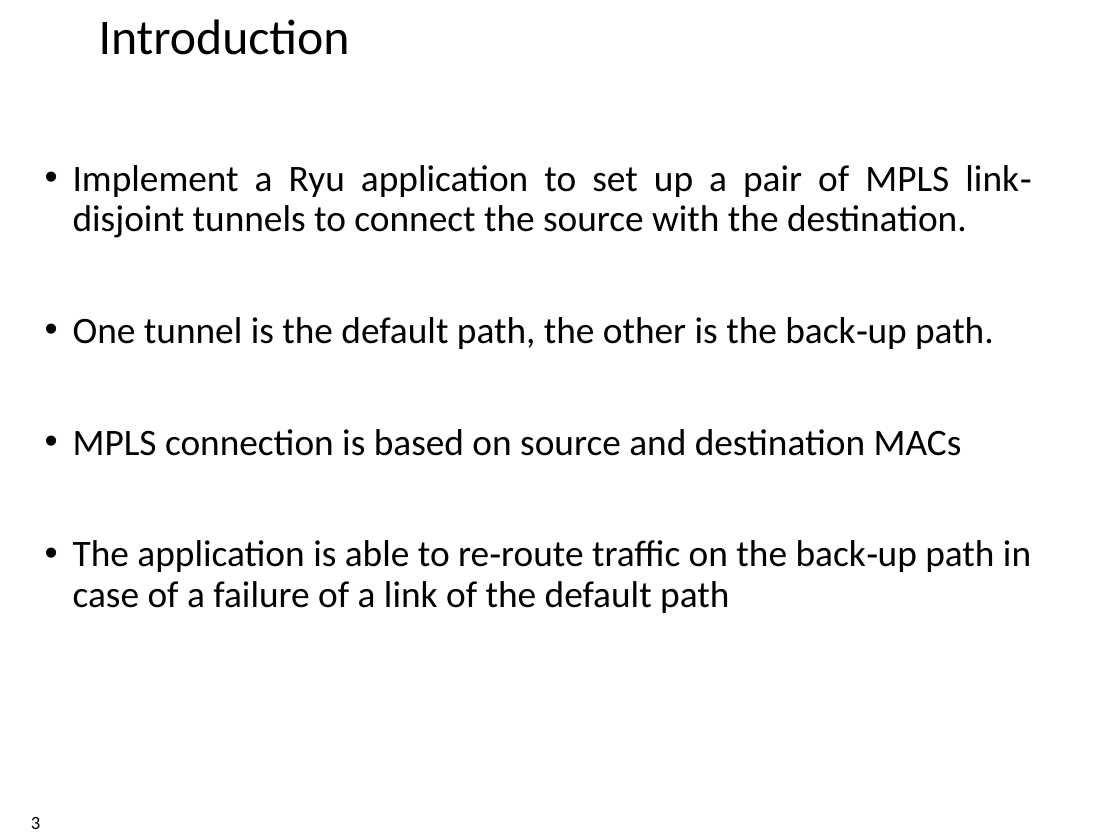
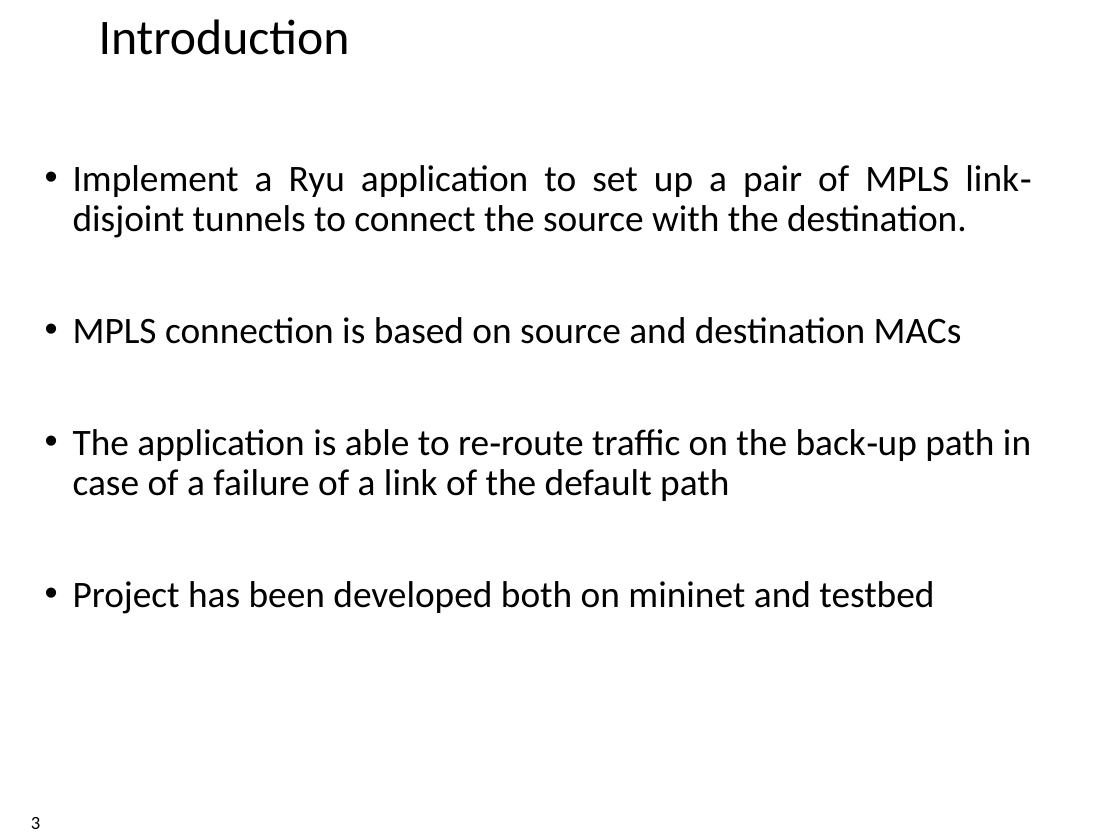
Before and after one commit to xdl907/switching-and-routing-project, a slide deck: slide 3 of template_project_exam__1_.pptx. Drawn at 1120x840 pixels with LibreOffice and Linux fonts; fonts in the diff are those of the drawing; background and template pictures are left out. Boxes give left, top, right and bottom in pixels: in the first picture for what was removed or moved away, otherwise in the second. Text is boxed around its words. In the diff, an @@ line names an element or a change of style, - is before the commit and + after.

```diff
--- a/template_project_exam__1_.pptx
+++ b/template_project_exam__1_.pptx
@@ text at bbox=[73, 317, 994, 349]: paragraph removed @@
-• One tunnel is the default path, the other is the back‐up path.
@@ text at bbox=[73, 581, 934, 614]: paragraph added @@
+• Project has been developed both on mininet and testbed
```
Also in this commit, not shown: 4 other slides changed, 1 slide added.
